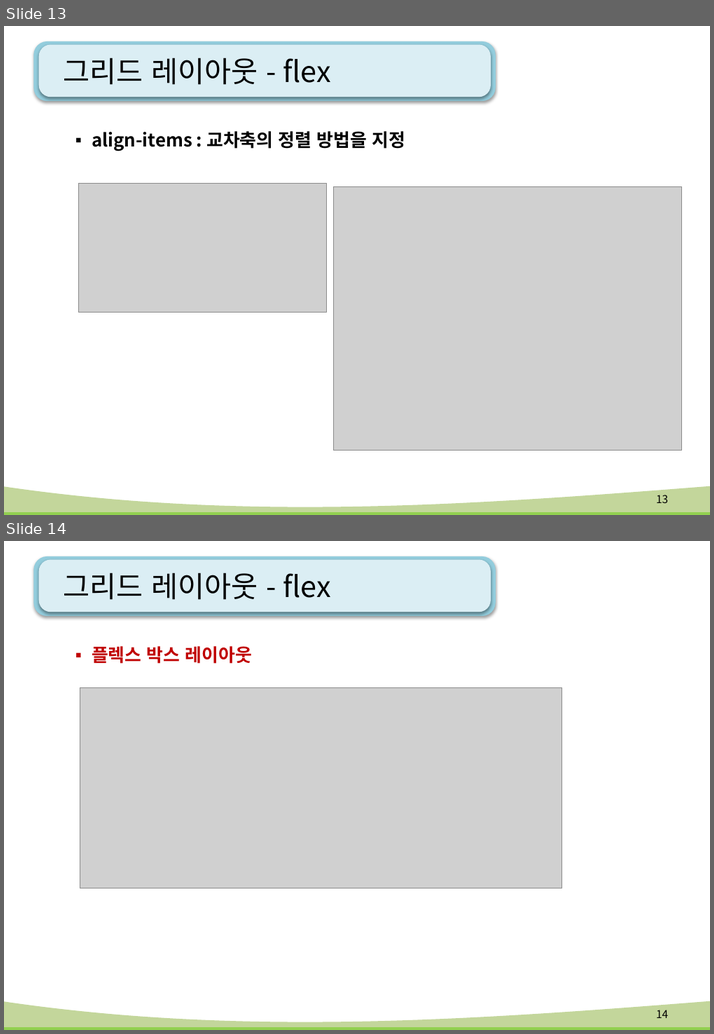
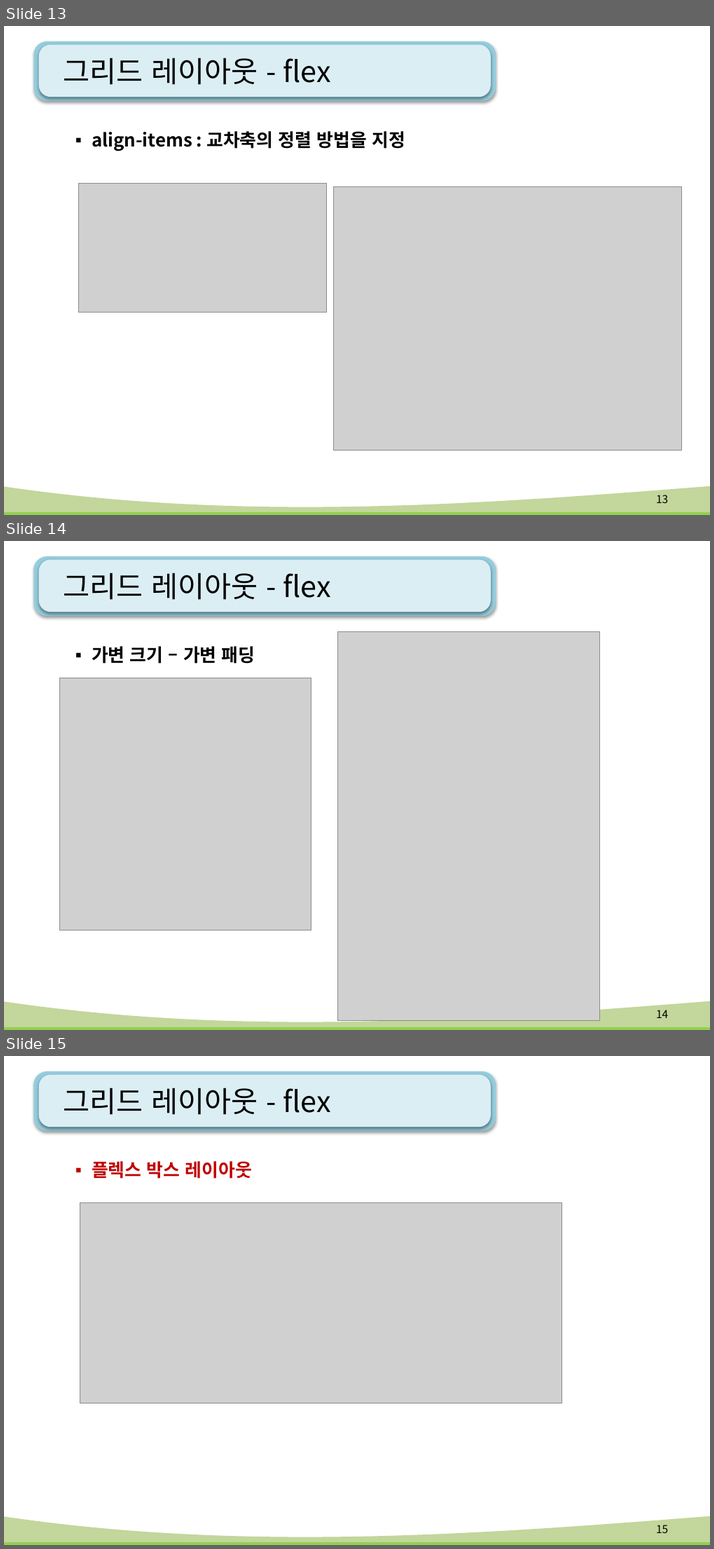
Before and after one commit to kiyongee2/green_project_web, a slide deck: html-css_ppt/12강. flex(플렉스).pptx. Shown one above the other, each under a label of ours: slides 13 and 14 before the commit, slides 13, 14 and 15 after it. The pictures are 714x1034 and 714x1549 pixels, drawn with LibreOffice and Linux fonts; fonts in the diff are those of the drawing; grey boxes stand for pictures; background and template pictures are left out. Boxes give left, top, right and bottom in pixels: in the first picture for what was removed or moved away, otherwise in the second. Text is boxed around its words. In the diff, an @@ line names an element or a change of style, - is before the commit and + after.

```diff
--- a/html-css_ppt/12강. flex(플렉스).pptx
+++ b/html-css_ppt/12강. flex(플렉스).pptx
@@ slide 14 added at <box>4,541,710,1030</box>, background #FFFFFF; not listed: 4 template elements that a slide beside it also shows @@
@@ title added at <box>63,572,330,600</box>, 32 pt, text #000000 @@
+그리드 레이아웃 - flex
@@ picture added at <box>338,631,600,1020</box> @@
@@ text added at <box>92,646,255,663</box>, 20 pt, text #000000, bold @@
+▪ 가변 크기 – 가변 패딩
@@ picture added at <box>59,677,311,931</box> @@
@@ page number added at <box>656,1009,668,1018</box>, 12 pt, text #000000 @@
+14
@@ what was slide 14 is now slide 15 @@
@@ page number at <box>656,1524,668,1533</box>: text changed @@
-14
+15
```
Also in this commit, not shown: 3 other slides added, 7 other files.
